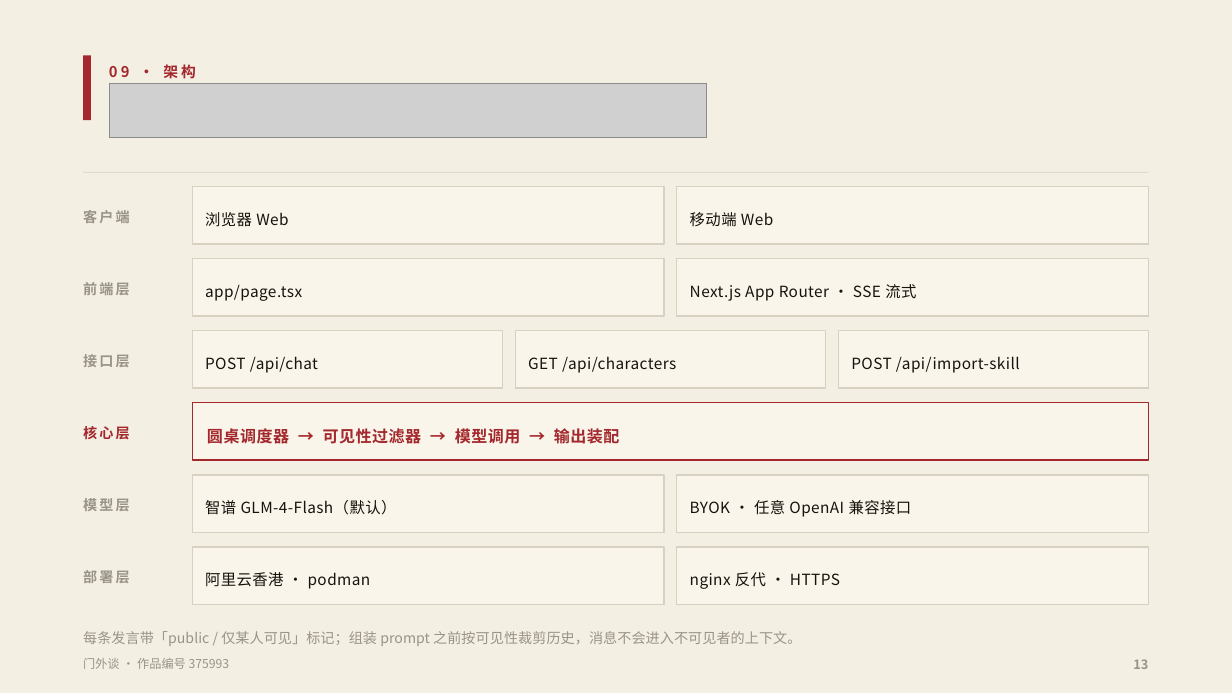
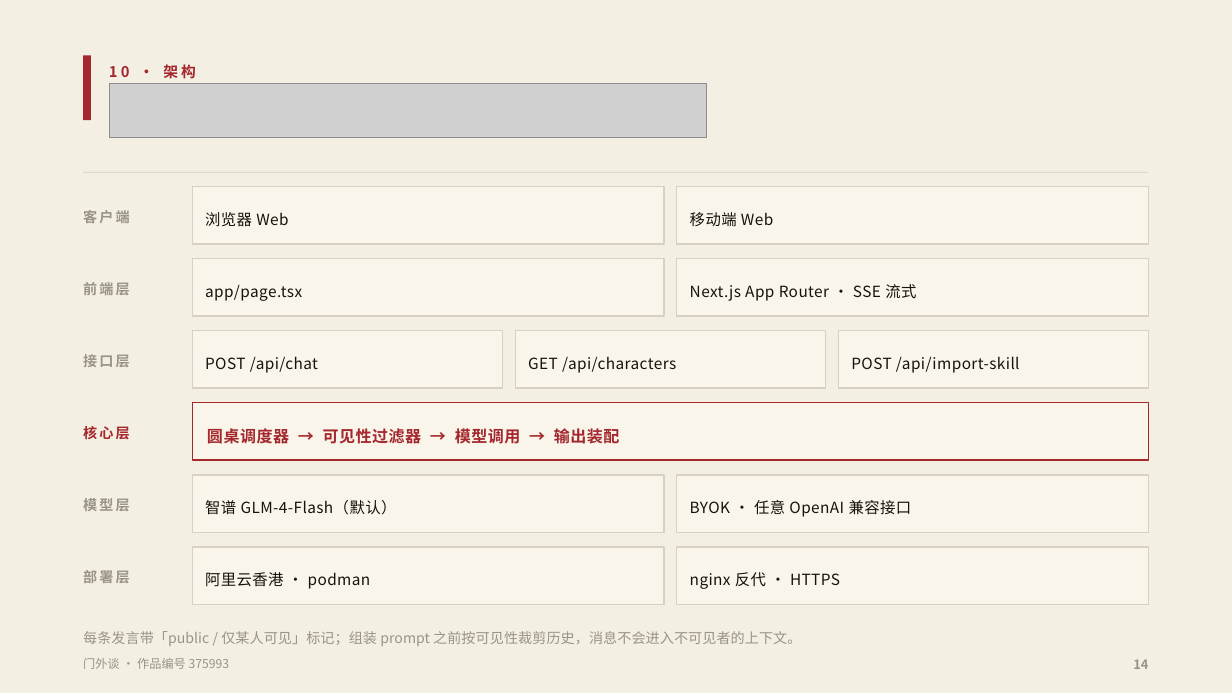
Before and after one commit to fsh114514/menwaitan, a slide deck: slide 14 of competition/答辩PPT.pptx (slide 13 before the commit). Drawn at 1232x693 pixels with LibreOffice and Linux fonts; fonts in the diff are those of the drawing; grey boxes stand for pictures. Boxes give left, top, right and bottom in pixels: in the first picture for what was removed or moved away, otherwise in the second. Text is boxed around its words. In the diff, an @@ line names an element or a change of style, - is before the commit and + after.

```diff
--- a/competition/答辩PPT.pptx
+++ b/competition/答辩PPT.pptx
@@ text at <box>109,64,196,79</box>: text changed @@
-09 · 架构
+10 · 架构
@@ text at <box>1133,659,1148,669</box>: text changed @@
-13
+14
```
Also in this commit, not shown: 11 other slides changed, 1 slide added, 2 other files.
